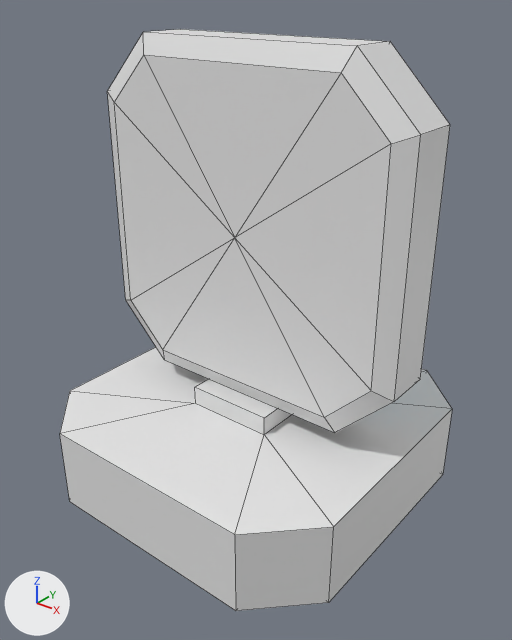
What one commit did to the FBX model Content/LaserExperiment/Assets/Mirror.fbx.
The view is the same before and after, from a 50 mm camera at (1.18, -1.48, 1.443) aimed at (0.029, -0.041, 0.551). The axes (+X, +Y, +Z) are drawn at lower left. The lights are the same throughout. Mesh edges are drawn as thin lines.

The first picture shows 'Base', 'Turret'.
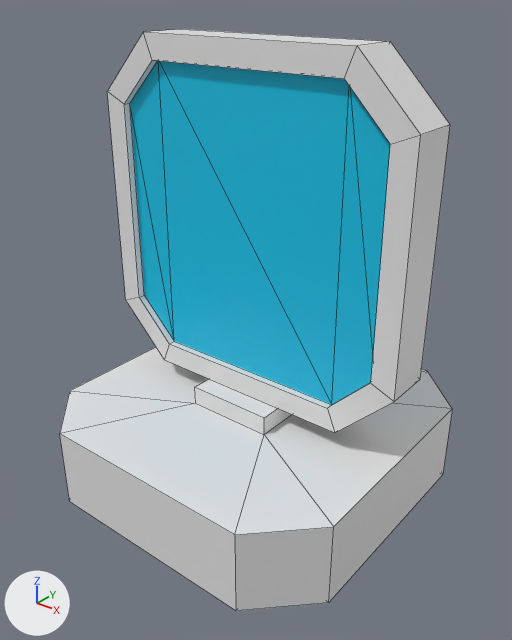
Changed parts and their boxes (x1, y1, x2, y2) in the pictures (512 x 640 px):
part 1 of me_cube_001, built on
    both: (107, 32, 421, 433)

The edits, one by one:
me_cube_001 is used by ob_turret; location (0.0, 0.0, 0.0).
me_cube_001 had 41 vertices, 46 faces and spanned x -0.5..0.5, y -0.096..0.072, z 0.308..1.308.
me_cube_001 now has 48 vertices, 52 faces and spans x -0.5..0.5, y -0.072..0.072, z 0.308..1.308.
Part 1, on me_cube_001:
1 vertex is removed from x 0.0, y -0.096, z 0.808.
8 faces are deleted.
8 vertices move from x -0.446..0.446, y -0.096, z 0.362..1.254 to x -0.43..0.43, y -0.072, z 0.378..1.238.
8 new vertices lie (0.0, 0.022, 0.0) away from vertices in x -0.446..0.446, y -0.096, z 0.362..1.254.
8 new faces join them, mat_material (white #e7e7e7).
6 new faces join them, mat_mirror_material (cyan #00c3e7).
